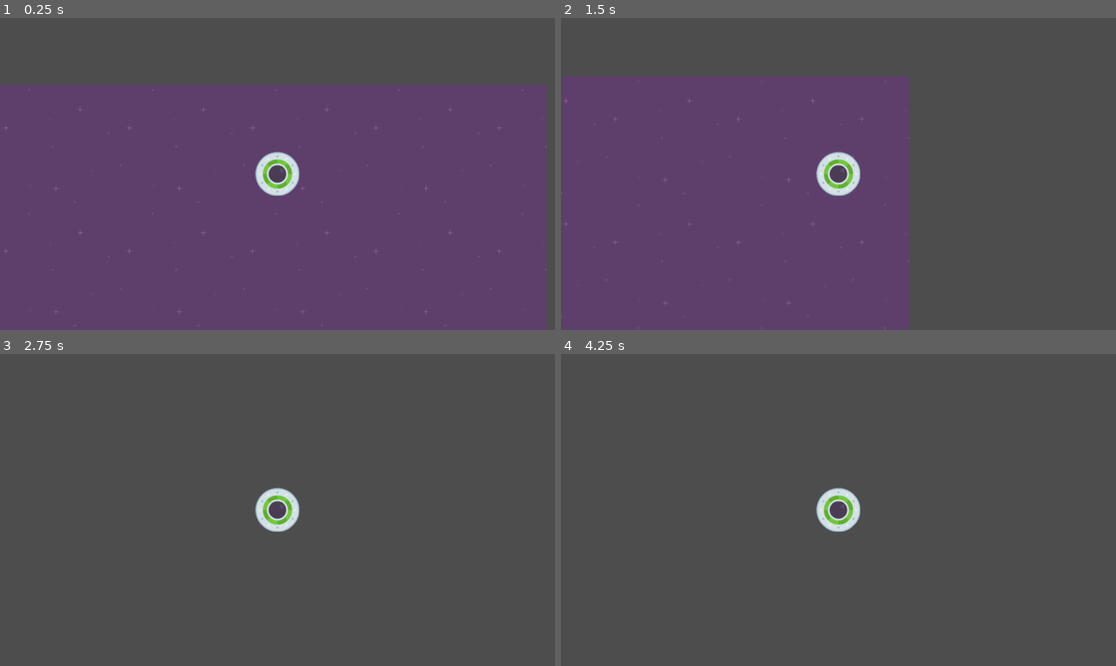
Above: before the commit, frames 1-4 (two rows, left to right).
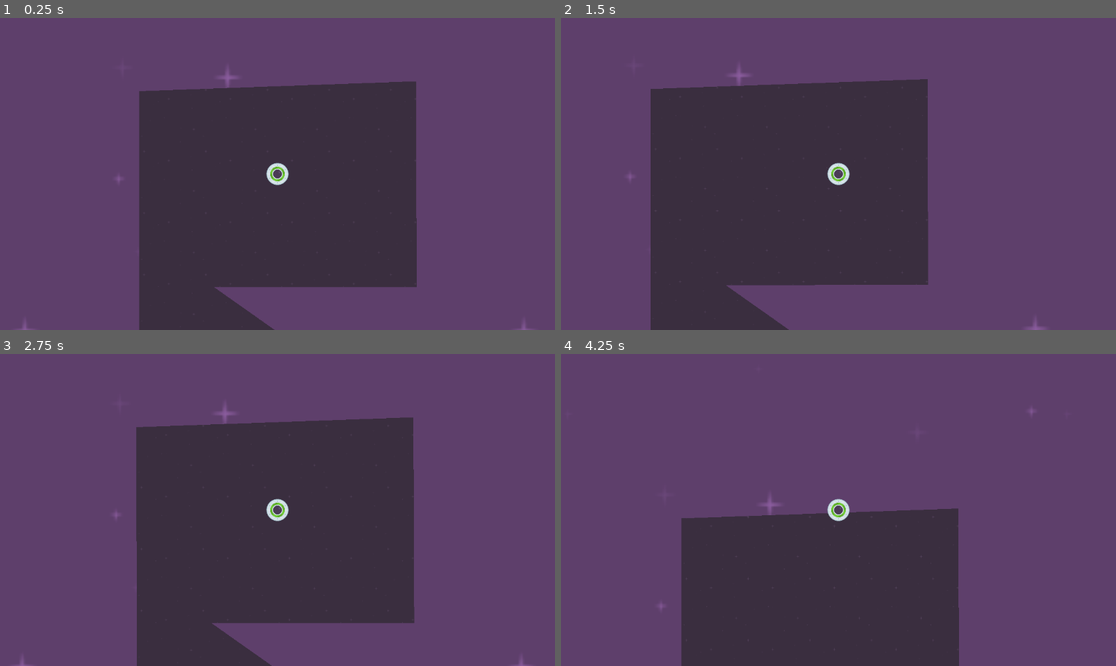
Above: after the commit, the same moments.

Repository: joelgroomer/godot-gamedev-2d-course
Game: Godot game, scene res://level_1.tscn
Same seed, same stepped clock (60 frames per second), same inputs: the game is played once before the commit and once after it.
Inputs:
- Up to frame 1 (0.25 s): no input
- Up to frame 2 (1.5 s): tap Enter at 0.5 s; hold Right (move_right) 0.53-1.28 s; hold S (move_down) from 1.28 s (still down)
- Up to frame 3 (2.75 s): release S (move_down) at 2.03 s; hold Right (move_right) from 2.03 s (still down)
- Up to frame 4 (4.25 s): release Right (move_right) at 2.78 s; hold W (move_up) 2.78-3.53 s; hold A (move_left) from 3.53 s (still down)

The runs differ from the first frame. In frame 1, 57% of the frame differs, in the area x 0-100%, y 0-100%; in frame 2, 82%; in frame 3, 100%; in frame 4, 100%.

Commit message:
Add Maze

Diff:
--- a/speedy_saucer/level.gd
+++ b/speedy_saucer/level.gd
@@ -3,3 +3,7 @@
 # Called when the node enters the scene tree for the first time.
 func _ready():
 	print("Hello, world!")
+
+
+func _on_maze_body_exited(body):
+	get_tree().reload_current_scene()
--- a/speedy_saucer/level_1.tscn
+++ b/speedy_saucer/level_1.tscn
@@ -1,18 +1,28 @@
-[gd_scene load_steps=4 format=3 uid="uid://r1r7l0kiqsrp"]
+[gd_scene load_steps=5 format=3 uid="uid://r1r7l0kiqsrp"]
 
 [ext_resource type="Texture2D" uid="uid://cbp20jildw8jj" path="res://purple.png" id="1_5d367"]
 [ext_resource type="Script" path="res://level.gd" id="1_wcrg6"]
 [ext_resource type="PackedScene" uid="uid://4yo2th38dx2" path="res://player.tscn" id="2_0xh43"]
+[ext_resource type="PackedScene" uid="uid://dm6lwmj3555vd" path="res://maze.tscn" id="4_qjwu3"]
 
 [node name="Level1" type="Node2D"]
 script = ExtResource("1_wcrg6")
 
 [node name="Background" type="TextureRect" parent="."]
 z_index = -100
-offset_right = 1152.0
-offset_bottom = 648.0
+offset_left = -693.0
+offset_top = -1957.0
+offset_right = 459.0
+offset_bottom = -1309.0
+scale = Vector2(8.09342, 8.09342)
 texture = ExtResource("1_5d367")
 stretch_mode = 1
 
 [node name="Player" parent="." instance=ExtResource("2_0xh43")]
 position = Vector2(593, 185)
+
+[node name="Maze" parent="." instance=ExtResource("4_qjwu3")]
+z_index = -90
+position = Vector2(624, 296)
+
+[connection signal="body_exited" from="Maze" to="." method="_on_maze_body_exited"]
--- /dev/null
+++ b/speedy_saucer/maze.tscn
@@ -0,0 +1,13 @@
+[gd_scene load_steps=2 format=3 uid="uid://dm6lwmj3555vd"]
+
+[ext_resource type="Texture2D" uid="uid://cs2ug5sm2tcmb" path="res://darkPurple.png" id="1_qvx0r"]
+
+[node name="Maze" type="Area2D"]
+
+[node name="CollisionPolygon2D" type="CollisionPolygon2D" parent="."]
+polygon = PackedVector2Array(-606, -455, -604, 781, -46, 781, -53, 2512, 3665, 2489, 4347, 1682, 3006, 714, 4252, -206, 4266, -1797, 1871, -1828, 1952, -646, 2518, -641, 2514, -1257, 3834, -1248, 3855, -399, 3215, -403, 3206, -717, 3598, -720, 3605, -1062, 2870, -1058, 2894, -40, 3515, -51, 2720, 517, 2754, 1059, 3805, 1728, 3477, 2199, 328, 2210, 316, 790, -293, 360, 547, 358, 544, -496)
+
+[node name="Polygon2D" type="Polygon2D" parent="."]
+texture_repeat = 2
+texture = ExtResource("1_qvx0r")
+polygon = PackedVector2Array(-606, -455, -604, 781, -46, 781, -53, 2512, 3665, 2489, 4347, 1682, 3006, 714, 4252, -206, 4266, -1797, 1871, -1828, 1952, -646, 2518, -641, 2514, -1257, 3834, -1248, 3855, -399, 3215, -403, 3206, -717, 3598, -720, 3605, -1062, 2870, -1058, 2894, -40, 3515, -51, 2720, 517, 2754, 1059, 3805, 1728, 3477, 2199, 328, 2210, 316, 790, -293, 360, 547, 358, 544, -496)
--- a/speedy_saucer/player.gd
+++ b/speedy_saucer/player.gd
@@ -10,7 +10,7 @@
 	pass
 
 func _physics_process(delta):
-	var force = 1000
+	var force = 500
 	if Input.is_action_pressed("move_right"):
 		apply_force(Vector2(force,0))
 	if Input.is_action_pressed("move_left"):
--- a/speedy_saucer/player.tscn
+++ b/speedy_saucer/player.tscn
@@ -4,7 +4,7 @@
 [ext_resource type="Script" path="res://player.gd" id="1_n4w00"]
 
 [sub_resource type="CircleShape2D" id="CircleShape2D_ka1d8"]
-radius = 45.0
+radius = 16.0
 
 [node name="Player" type="RigidBody2D"]
 gravity_scale = 1.66533e-16
@@ -14,6 +14,8 @@
 texture = ExtResource("1_jg7b8")
 
 [node name="CollisionShape2D" type="CollisionShape2D" parent="."]
+scale = Vector2(1.44, 1.44)
 shape = SubResource("CircleShape2D_ka1d8")
 
 [node name="Camera2D" type="Camera2D" parent="."]
+zoom = Vector2(0.5, 0.5)
